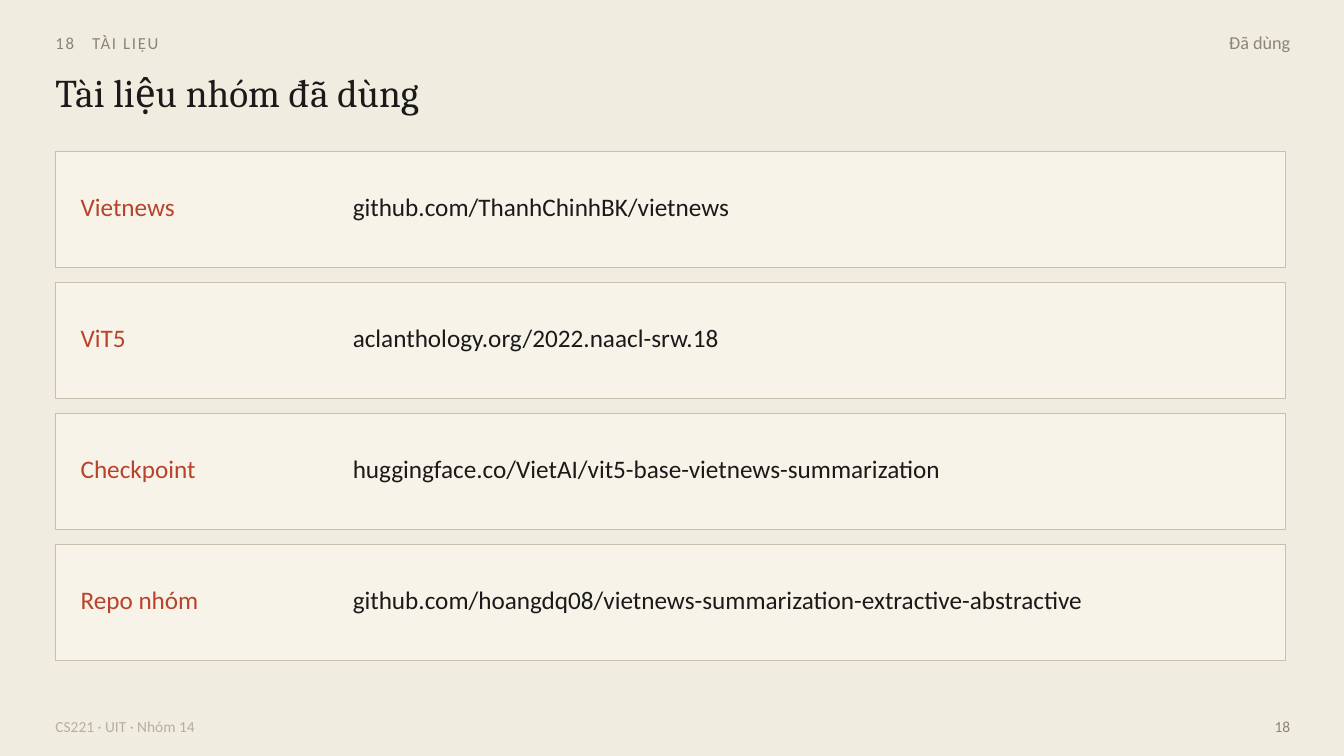
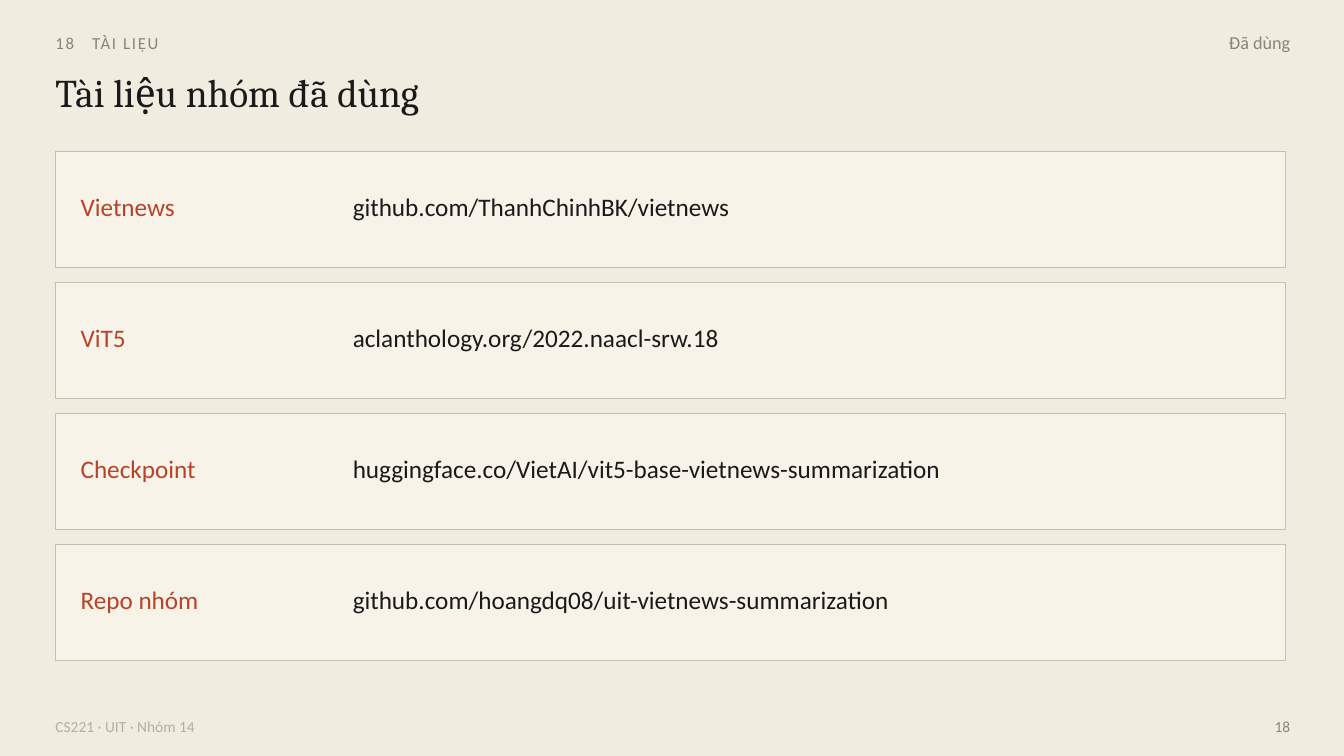
Before and after one commit to hoangdq08/uit-vietnews-summarization, a slide deck: slide 18 of slides/CS221-Vietnews-bao-ve.pptx. Drawn at 1344x756 pixels with LibreOffice and Linux fonts; fonts in the diff are those of the drawing. Boxes give left, top, right and bottom in pixels: in the first picture for what was removed or moved away, otherwise in the second. Text is boxed around its words. In the diff, an @@ line names an element or a change of style, - is before the commit and + after.

Commit message:
docs: Point the report and slides to the current repository

```diff
--- a/slides/CS221-Vietnews-bao-ve.pptx
+++ b/slides/CS221-Vietnews-bao-ve.pptx
@@ text at (x1=353, y1=591, x2=889, y2=614): text changed @@
-github.com/hoangdq08/vietnews-summarization-extractive-abstractive
+github.com/hoangdq08/uit-vietnews-summarization
```
Also in this commit, not shown: 1 other file.
